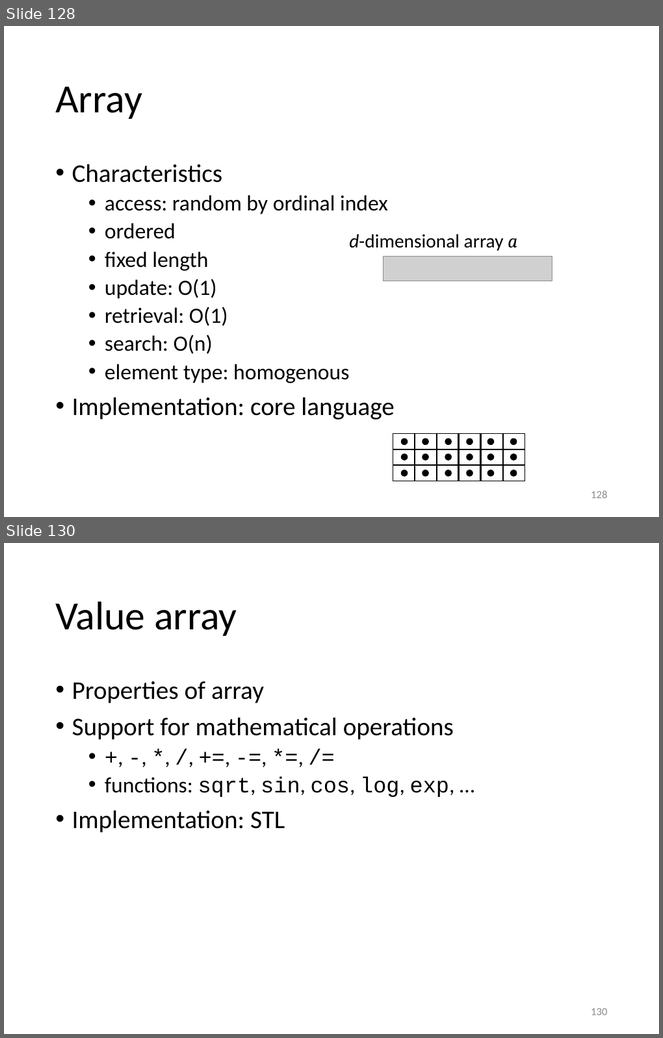
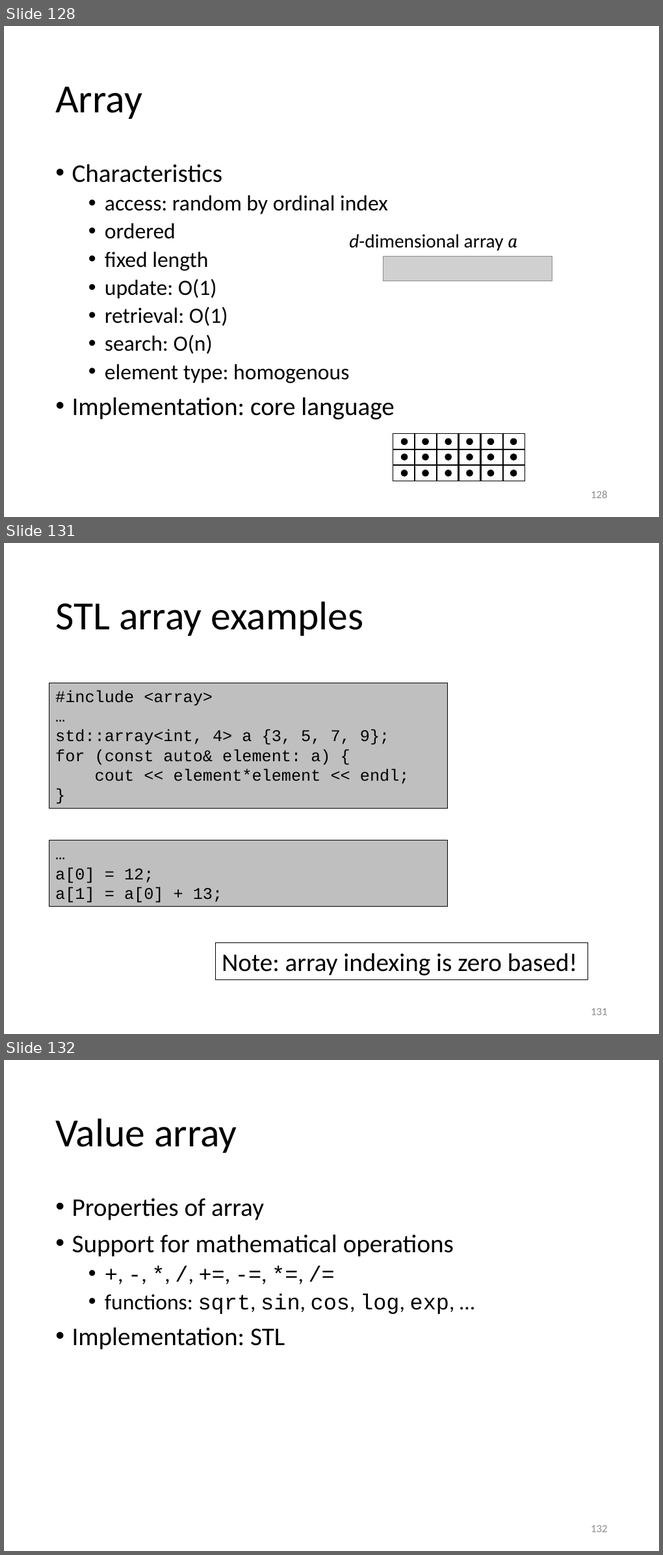
Before and after one commit to gjbex/training-material, a slide deck: CPlusPlus/scientific_cpp.pptx. Shown one above the other, each under a label of ours: slides 128 and 130 before the commit, slides 128, 131 and 132 after it; the slides between them are not shown. The pictures are 663x1038 and 663x1555 pixels, drawn with LibreOffice and Linux fonts; fonts in the diff are those of the drawing; grey boxes stand for pictures. Boxes give left, top, right and bottom in pixels: in the first picture for what was removed or moved away, otherwise in the second. Text is boxed around its words. In the diff, an @@ line names an element or a change of style, - is before the commit and + after.

Commit message:
Add slides on std::array

```diff
--- a/CPlusPlus/scientific_cpp.pptx
+++ b/CPlusPlus/scientific_cpp.pptx
@@ slide 131 added at box(4, 543, 659, 1034), background #FFFFFF @@
@@ title added at box(55, 601, 363, 636), 44 pt, text #000000 @@
+STL array examples
@@ rectangle added at box(50, 683, 447, 809), fill #BFBFBF, outline #000000 0.75 pt, 18 pt, text #000000 @@
+#include <array>
+…
+std::array<int, 4> a {3, 5, 7, 9};
+for (const auto& element: a) {
+cout << element*element << endl;
+}
@@ rectangle added at box(50, 841, 447, 906), fill #BFBFBF, outline #000000 0.75 pt, 18 pt, text #000000 @@
+…
+a[0] = 12;
+a[1] = a[0] + 13;
@@ rectangle added at box(216, 943, 588, 980), outline #000000 0.75 pt, 28 pt, text #000000 @@
+Note: array indexing is zero based!
@@ page number added at box(591, 1008, 608, 1016), 12 pt, text #8C8C8C @@
+131
@@ what was slide 130 is now slide 132 @@
@@ page number at box(591, 1525, 608, 1533): text changed @@
-130
+132
```
Also in this commit, not shown: 1 slide changed, 1 other slide added.
